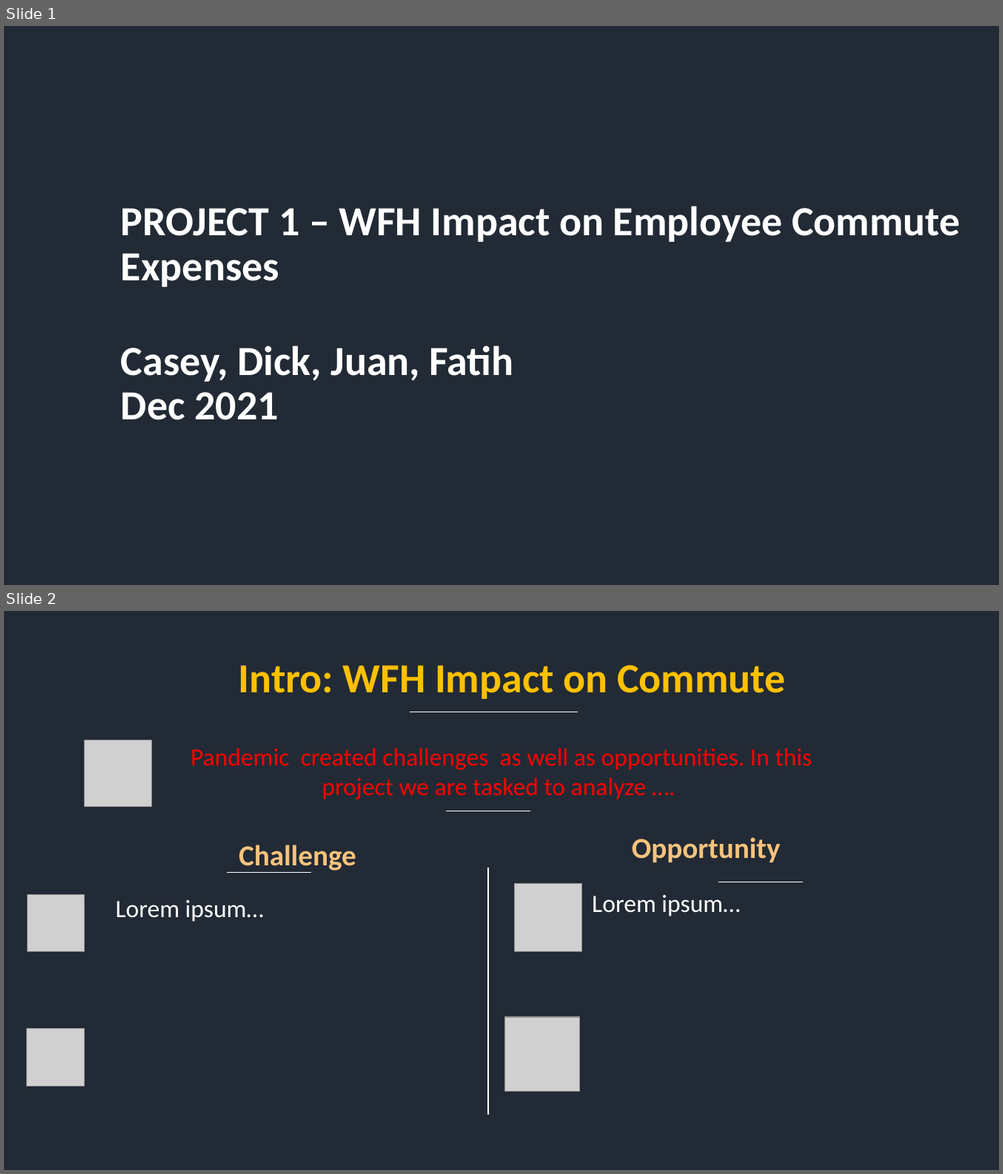
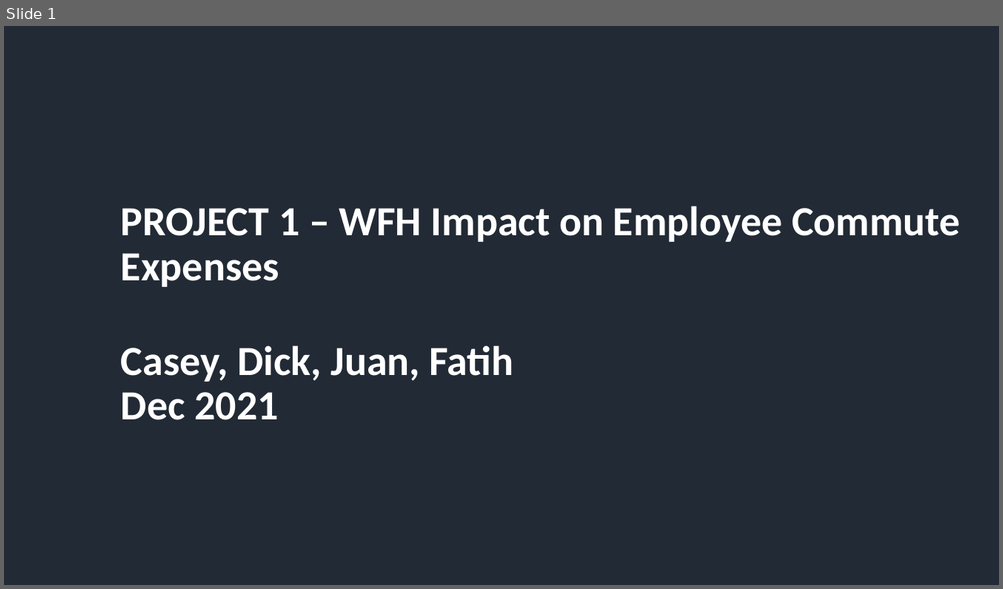
Before and after one commit to thayercasey/project_1, a slide deck: Wfh_Impact_on_Commute_Costs.pptx. Shown one above the other, each under a label of ours: slides 1 and 2 before the commit, slide 1 after it. The pictures are 1003x1174 and 1003x589 pixels, drawn with LibreOffice and Linux fonts; fonts in the diff are those of the drawing; grey boxes stand for pictures. Boxes give left, top, right and bottom in pixels: in the first picture for what was removed or moved away, otherwise in the second. Text is boxed around its words. In the diff, an @@ line names an element or a change of style, - is before the commit and + after.

```diff
--- a/Wfh_Impact_on_Commute_Costs.pptx
+++ b/Wfh_Impact_on_Commute_Costs.pptx
@@ slide 2 removed at [4, 611, 999, 1170], background #222A34 @@
@@ text removed at [239, 665, 785, 699] @@
-Intro: WFH Impact on Commute
@@ line removed from (409, 712) to (578, 712) @@
@@ picture removed at [85, 740, 152, 807] @@
@@ text removed at [190, 748, 812, 800] @@
-Pandemic created challenges as well as opportunities. In this project we are tasked to analyze ….
@@ line removed from (446, 811) to (530, 811) @@
@@ text removed at [239, 845, 356, 873] @@
-Challenge
@@ text removed at [632, 837, 780, 863] @@
-Opportunity
@@ line removed from (227, 873) to (311, 873) @@
@@ line removed from (488, 868) to (488, 1116) @@
@@ picture removed at [28, 894, 85, 951] @@
@@ picture removed at [515, 884, 582, 952] @@
@@ text removed at [592, 895, 740, 917] @@
-Lorem ipsum…
@@ line removed from (718, 882) to (802, 882) @@
@@ text removed at [116, 900, 264, 922] @@
-Lorem ipsum…
@@ picture removed at [26, 1029, 84, 1086] @@
@@ picture removed at [505, 1017, 579, 1092] @@
```
Also in this commit, not shown: 1 slide changed, 8 slides added, 3 other slides removed, 1 other file.
